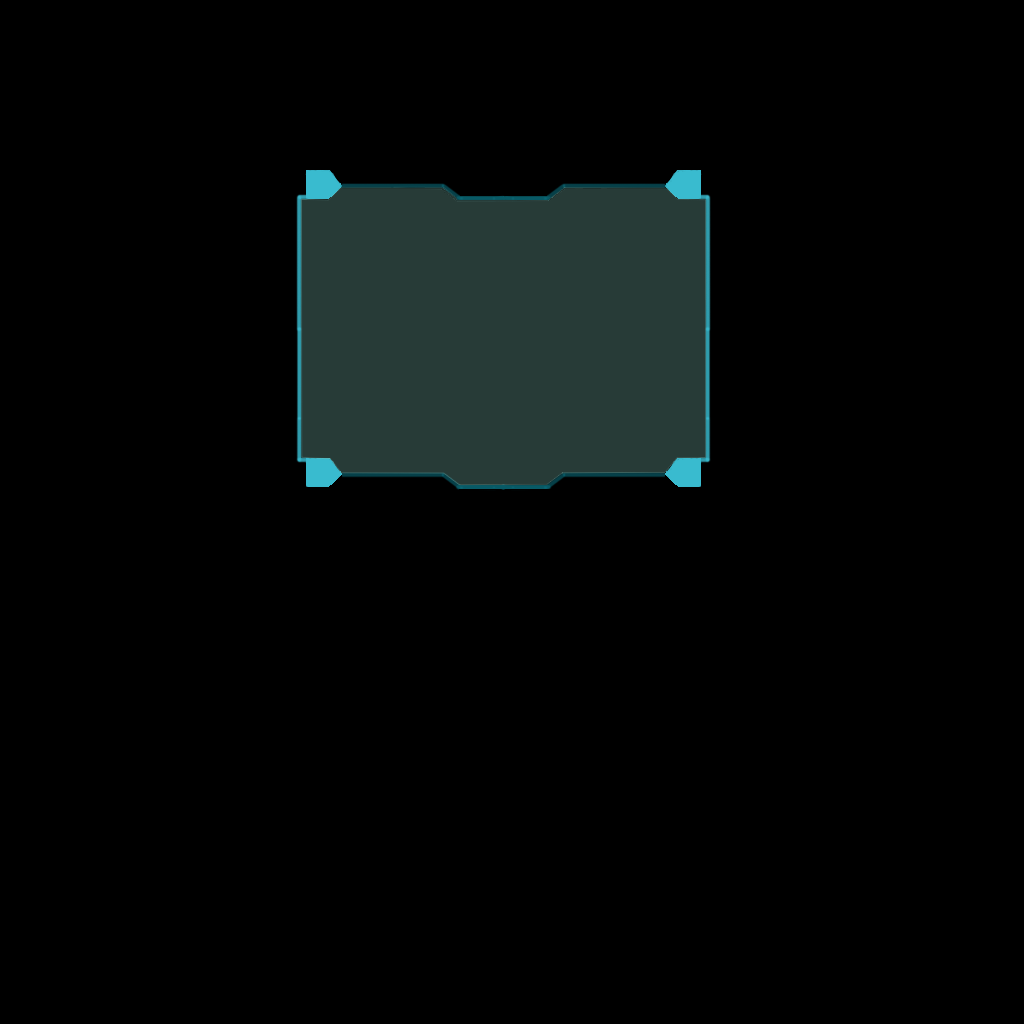
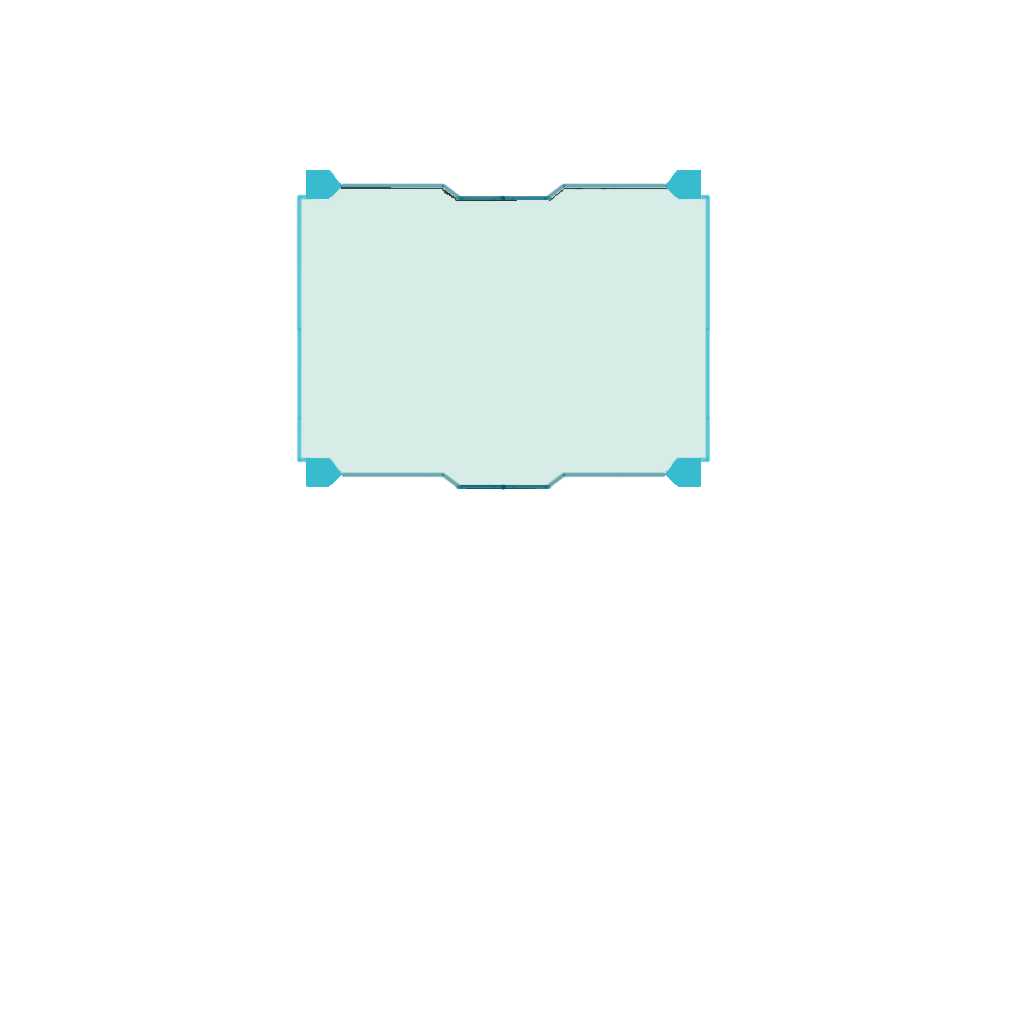
Layer changes from the first 1024×1024 image to the second:
hid "Layer 0" over [0,0,1024,1024]
